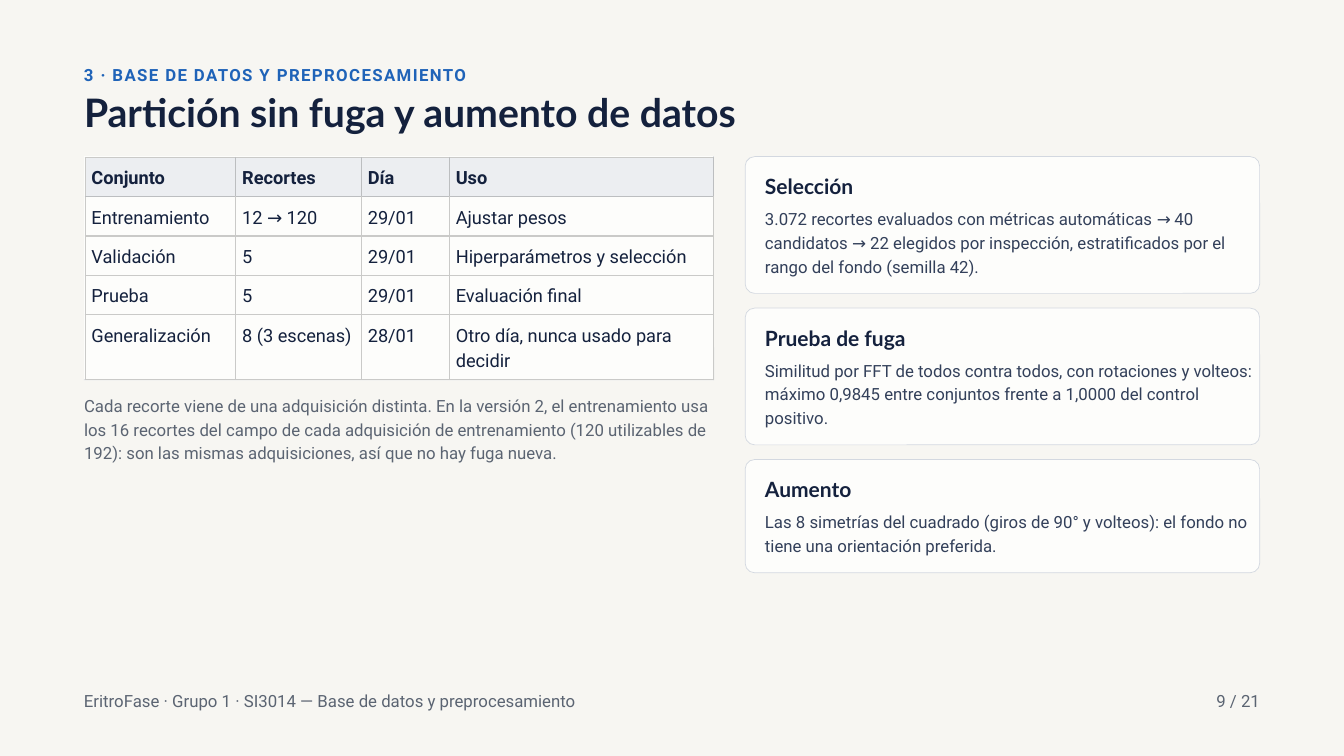
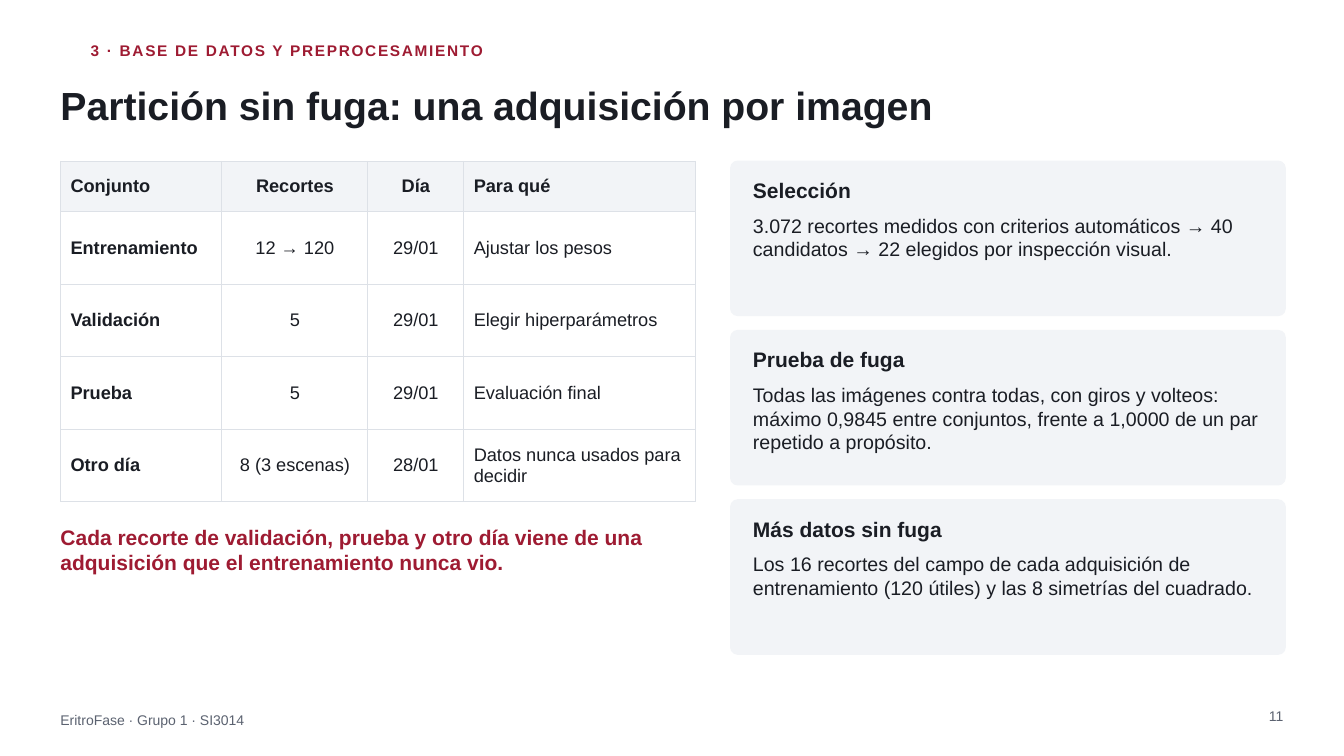
Before and after one commit to Jjes07/DeepLearning-Final, a slide deck: slide 11 of docs/final-report/EritroFase_Sustentacion.pptx (slide 9 before the commit). Drawn at 1344x756 pixels with LibreOffice and Linux fonts; fonts in the diff are those of the drawing; background and template pictures are left out. Boxes give left, top, right and bottom in pixels: in the first picture for what was removed or moved away, otherwise in the second. Text is boxed around its words. In the diff, an @@ line names an element or a change of style, - is before the commit and + after.

Commit message:
docs: rediseñar la presentación para público no experto
- Tres diapositivas nuevas al inicio: qué es un eritrocito, cómo se mide algo
  transparente (la fase) y por qué estorba el fondo.
- Figuras regeneradas sin ejes ilegibles, tipografía Arial y una analogía por
  idea (reloj, sábana y cuerdas, mano sobre la mesa, estatura desde el piso).
- Versiones 1 y 2 del entrenamiento en una sola diapositiva; diapositiva nueva
  con el control posterior a la entrega; respaldos 24 a 26.
- Corrige tres afirmaciones: el «335×» pasa al respaldo con su matiz, la
  prueba se describe como «no usada para entrenar» y ω0 = 1 «favorece» fondos
  lentos.
- Notas del orador reescritas, con nombre y tiempo por diapositiva (13:55).

```diff
--- a/docs/final-report/EritroFase_Sustentacion.pptx
+++ b/docs/final-report/EritroFase_Sustentacion.pptx
@@ background #F7F6F2 to #FFFFFF @@
@@ text "3 · BASE DE DATOS ...": place and size @@
-text "3 · BASE DE DATOS ..." at box(84, 69, 466, 81)
+text "3 · BASE DE DATOS ..." at box(91, 45, 282, 56)
@@ text "3 · BASE DE DATOS ..." at box(91, 45, 282, 56): size 12 to 11 pt, font Roboto to Arial, text colour #1F63B8 to #9E1B32, letter spacing 1 to 1.2 pt; line spacing 16.8pt to 1; more space between paragraphs; vertical alignment top to middle @@
@@ title "Partición sin fuga: una adquisición ..." at box(60, 91, 932, 128): vertical alignment top to middle @@
@@ title at box(60, 91, 932, 128): text changed; font Lato to Arial; text colour #14213D to #1A1D24 @@
-Partición sin fuga y aumento de datos
+Partición sin fuga: una adquisición por imagen
@@ table at box(60, 161, 696, 486) @@
-row 1, column 4: Uso
+row 1, column 4: Para qué
-row 2, column 4: Ajustar pesos
+row 2, column 4: Ajustar los pesos
-row 3, column 4: Hiperparámetros y selección
+row 3, column 4: Elegir hiperparámetros
-row 5, column 1: Generalización
+row 5, column 1: Otro día
-row 5, column 4: Otro día, nunca usado para decidir
+row 5, column 4: Datos nunca usados para decidir
@@ fill #ECEEF1 to #F2F4F7 in row 1 @@
@@ font Roboto to Arial, text colour #14213D to #1A1D24 in "Conjunto", "Recortes", "Día", "Entrenamiento" and 11 more places @@
@@ bold on in "Entrenamiento", "Validación", "Prueba" @@
@@ line spacing 18.2pt to 1 @@
@@ alignment left to centre @@
@@ borders changed @@
@@ table: place and size @@
-table at box(85, 157, 714, 379)
+table at box(60, 161, 696, 486)
@@ rectangle removed at box(84, 156, 714, 380) @@
@@ line removed from (714, 156) to (714, 380) @@
@@ rounded rectangle: place and size @@
-rounded rectangle at box(745, 156, 1259, 293)
+rounded rectangle at box(731, 161, 1286, 316)
@@ text "Selección": place and size @@
-text "Selección" at box(765, 178, 853, 194)
+text "Selección" at box(753, 182, 851, 199)
@@ text "Selección" at box(753, 182, 851, 199): font Lato to Arial, text colour #14213D to #1A1D24; line spacing 18pt to 1 @@
@@ text at box(753, 218, 1233, 260): text changed; size 12 to 14 pt; font Roboto to Arial; text colour #33405A to #1A1D24 @@
-3.072 recortes evaluados con métricas automáticas → 40 candidatos → 22 elegidos por inspección, estratificados por el rango del fondo (semilla 42).
+3.072 recortes medidos con criterios automáticos → 40 candidatos → 22 elegidos por inspección visual.
@@ rounded rectangle: place and size @@
-rounded rectangle at box(745, 309, 1259, 446)
+rounded rectangle at box(731, 331, 1286, 485)
@@ text "Prueba de fuga" at box(753, 351, 904, 372): font Lato to Arial, text colour #14213D to #1A1D24; line spacing 18pt to 1 @@
@@ text "Prueba de fuga": place and size @@
-text "Prueba de fuga" at box(765, 330, 905, 350)
+text "Prueba de fuga" at box(753, 351, 904, 372)
@@ line removed from (84, 380) to (714, 380) @@
@@ text at box(753, 387, 1258, 453): text changed; size 12 to 14 pt; font Roboto to Arial; text colour #33405A to #1A1D24 @@
-Similitud por FFT de todos contra todos, con rotaciones y volteos: máximo 0,9845 entre conjuntos frente a 1,0000 del control positivo.
+Todas las imágenes contra todas, con giros y volteos: máximo 0,9845 entre conjuntos, frente a 1,0000 de un par repetido a propósito.
@@ text removed at box(84, 399, 708, 463) @@
-Cada recorte viene de una adquisición distinta. En la versión 2, el entrenamiento usa los 16 recortes del campo de cada adquisición de entrenamiento (120 utilizables de 192): son las mismas adquisiciones, así que no hay fuga nueva.
@@ fill #FDFDFB to #F2F4F7; outline #D3D8E0 0.5 pt to #F2F4F7 1 pt; proportions changed in 3 elements at box(731, 161, 1286, 316), box(731, 331, 1286, 485), box(731, 500, 1286, 654) @@
@@ rounded rectangle: place and size @@
-rounded rectangle at box(745, 460, 1259, 573)
+rounded rectangle at box(731, 500, 1286, 654)
@@ text removed at box(765, 481, 851, 497) @@
-Aumento
@@ text added at box(60, 529, 642, 574), 15 pt, text #9E1B32, bold @@
+Cada recorte de validación, prueba y otro día viene de una adquisición que el entrenamiento nunca vio.
@@ text added at box(753, 521, 941, 541), 15 pt, text #1A1D24, bold @@
+Más datos sin fuga
@@ text removed at box(765, 515, 1247, 556) @@
-Las 8 simetrías del cuadrado (giros de 90° y volteos): el fondo no tiene una orientación preferida.
@@ text added at box(753, 556, 1252, 599), 14 pt, text #1A1D24 @@
+Los 16 recortes del campo de cada adquisición de entrenamiento (120 útiles) y las 8 simetrías del cuadrado.
@@ text added at box(60, 715, 244, 728), 10 pt, text #5B6270 @@
+EritroFase · Grupo 1 · SI3014
@@ text removed at box(84, 694, 576, 711) @@
-EritroFase · Grupo 1 · SI3014 — Base de datos y preprocesamiento
@@ text removed at box(1216, 695, 1260, 707) @@
-9 / 21
@@ page number added at box(1269, 711, 1283, 721), 10 pt, text #5B6270 @@
+11
```
Also in this commit, not shown: 11 other slides changed, 14 slides added, 9 slides removed.
